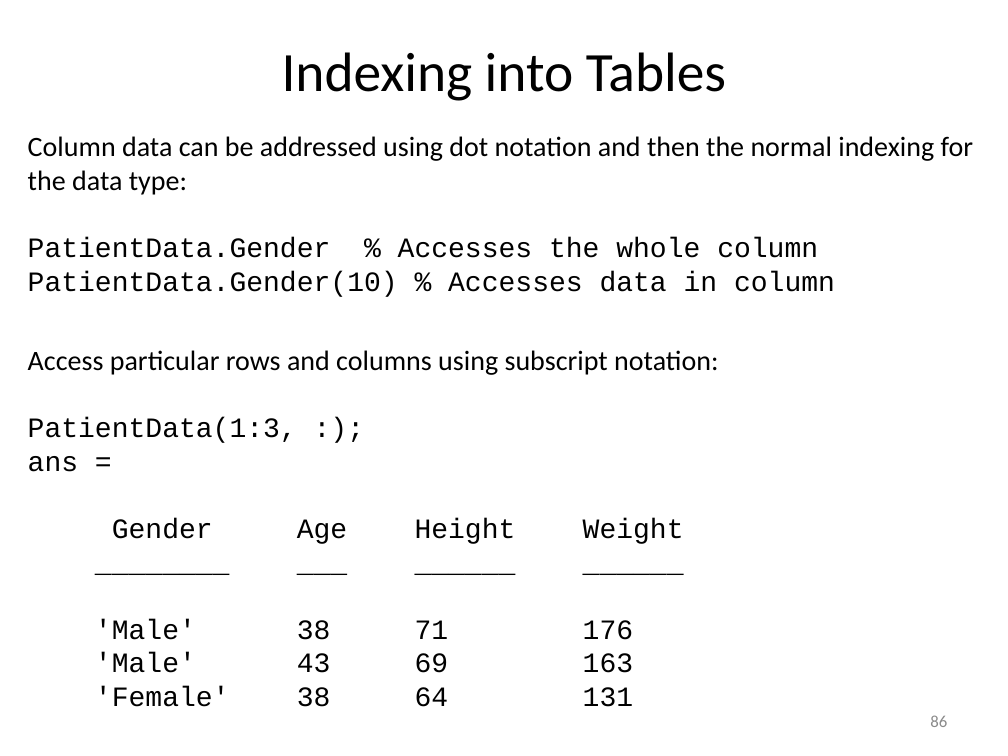
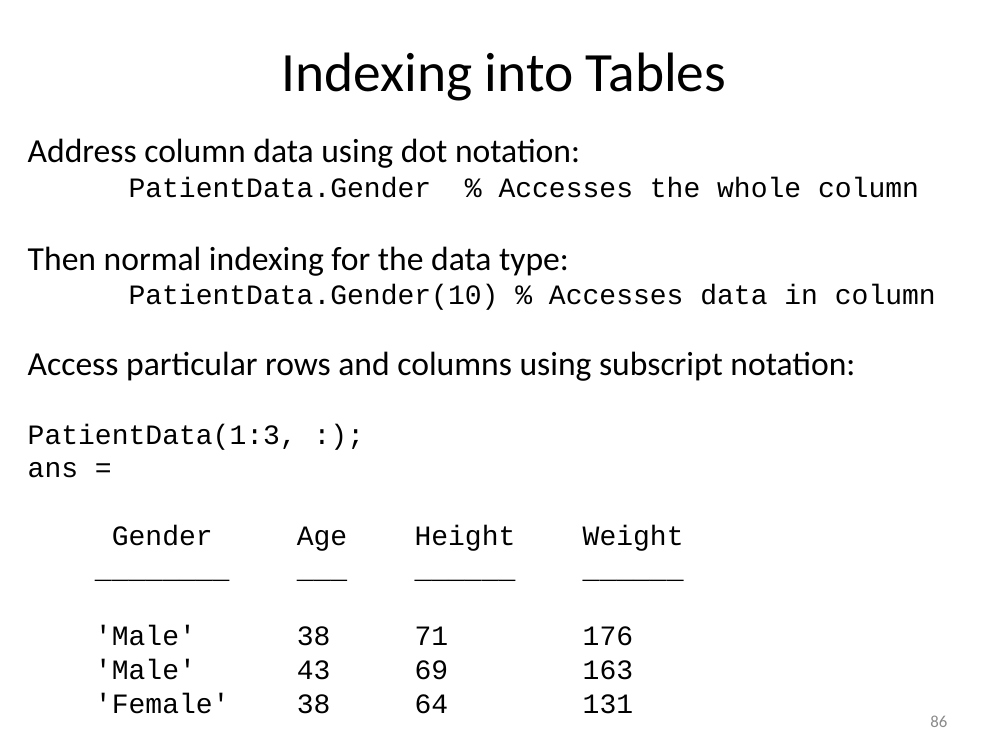
Before and after one commit to louisepb/MatlabBasicCourse, a slide deck: slide 86 of Introduction to MATLAB for Engineers.pptx. Drawn at 1008x756 pixels with LibreOffice and Linux fonts; fonts in the diff are those of the drawing. Boxes give left, top, right and bottom in pixels: in the first picture for what was removed or moved away, otherwise in the second. Text is boxed around its words. In the diff, an @@ line names an element or a change of style, - is before the commit and + after.

Commit message:
Updated tables section

```diff
--- a/Introduction to MATLAB for Engineers.pptx
+++ b/Introduction to MATLAB for Engineers.pptx
@@ text at [28, 138, 580, 168]: text changed; size 20 to 24 pt @@
-Column data can be addressed using dot notation and then the normal indexing for the data type:
+Address column data using dot notation:
@@ text at [28, 246, 569, 276]: paragraph added @@
+Then normal indexing for the data type:
@@ text at [28, 351, 855, 381]: size 20 to 24 pt in "Access particular rows and columns using subscript ..." @@
```
Also in this commit, not shown: 4 other slides changed.
